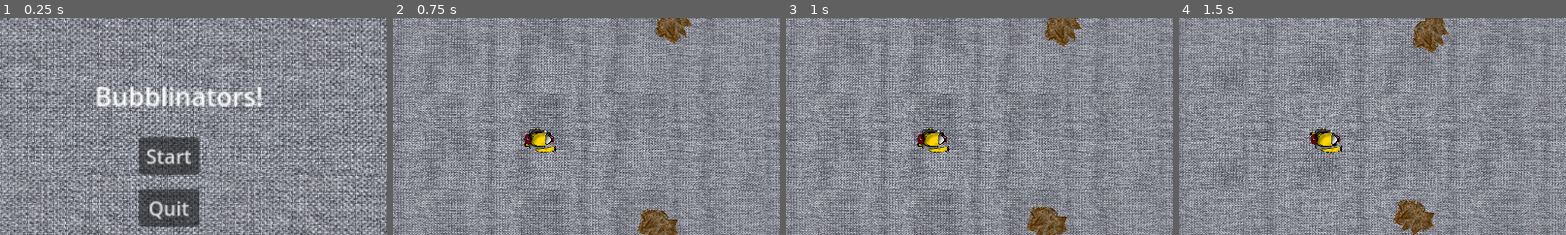
Above: before the commit, frames 1-4 (left to right).
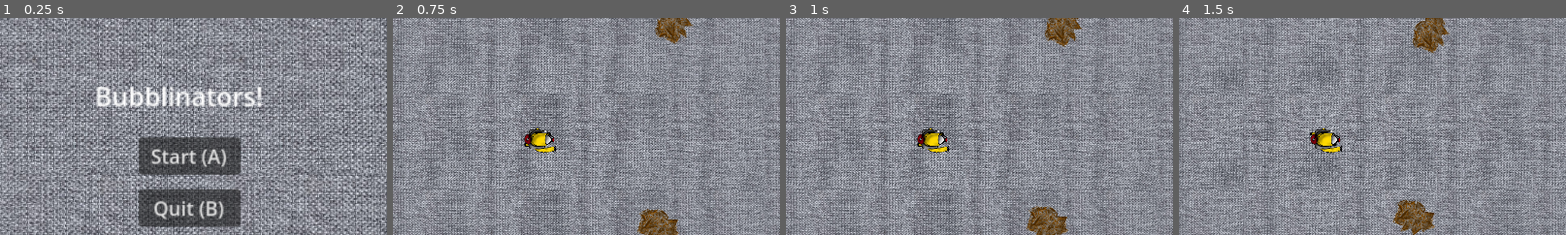
Above: after the commit, the same moments.

Repository: GGJ2025-Guac/GGJ2025
Game: Godot game, scene res://game_start.tscn
Two runs of this game, one before a commit and one after it. Both use one fixed random seed, a clock stepped at 60 frames per second and the inputs below.
Inputs:
- Up to frame 1 (0.25 s): no input
- Up to frame 2 (0.75 s): click "Start" (after the commit: "Start (A)") at 0.5 s
- Up to frame 3 (1 s): no input
- Up to frame 4 (1.5 s): tap Enter (ui_start, bound only after the commit) at 1.25 s; hold D (right) from 1.28 s (still down); hold Enter (ui_start, bound only after the commit) from 1.28 s (still down)
The pictures show only the part of the screen within x 31-81%, y 22-72%; the shares and areas given below are measured in that part.

The runs differ from the first frame. In frame 1, 4.7% of the frame differs, in the area x 37-63%, y 54-97%; in frame 2, nothing differs; in frame 3, nothing differs; in frame 4, nothing differs.

Commit message:
some more controller support

Diff:
--- a/testinggodot/game_start.gd
+++ b/testinggodot/game_start.gd
@@ -1,5 +1,7 @@
 extends CanvasLayer
 
+@onready var start_button: Button = $Start
+@onready var end_button: Button = $Quit
 
 # Called when the node enters the scene tree for the first time.
 func _ready() -> void:
@@ -10,10 +12,15 @@
 func _process(delta: float) -> void:
 	pass
 
-
 func _on_start_pressed() -> void:
 	get_tree().change_scene_to_file("res://main.tscn")
 
-
 func _on_quit_pressed() -> void:
 	get_tree().quit()
+
+func _input(event: InputEvent) -> void:
+	if event.is_action_pressed("ui_start"):
+		start_button.emit_signal("pressed")
+
+	if event.is_action_pressed("ui_back"):
+		end_button.emit_signal("pressed")
--- a/testinggodot/game_start.tscn
+++ b/testinggodot/game_start.tscn
@@ -75,12 +75,12 @@
 anchor_bottom = 1.0
 offset_left = 935.0
 offset_top = 532.0
-offset_right = -935.0
+offset_right = -901.0
 offset_bottom = -517.0
 grow_horizontal = 2
 grow_vertical = 2
 scale = Vector2(3, 3)
-text = "Start"
+text = "Start (A)"
 
 [node name="Quit" type="Button" parent="."]
 anchors_preset = 15
@@ -88,12 +88,12 @@
 anchor_bottom = 1.0
 offset_left = 935.0
 offset_top = 661.0
-offset_right = -935.0
+offset_right = -901.0
 offset_bottom = -388.0
 grow_horizontal = 2
 grow_vertical = 2
 scale = Vector2(3, 3)
-text = "Quit"
+text = "Quit (B)"
 
 [node name="AudioStreamPlayer2D" type="AudioStreamPlayer2D" parent="."]
 stream = ExtResource("2_477qk")
--- a/testinggodot/gameover.gd
+++ b/testinggodot/gameover.gd
@@ -1,5 +1,7 @@
 extends CanvasLayer
 
+@onready var start_button: Button = $Retry
+@onready var end_button: Button = $Quit
 
 func _on_retry_pressed() -> void:
 	get_tree().change_scene_to_file("res://main.tscn")
@@ -7,3 +9,10 @@
 
 func _on_quit_pressed() -> void:
 	get_tree().quit()
+
+func _input(event: InputEvent) -> void:
+	if event.is_action_pressed("ui_start"):
+		start_button.emit_signal("pressed")
+
+	if event.is_action_pressed("ui_back"):
+		end_button.emit_signal("pressed")
--- a/testinggodot/gameover.tscn
+++ b/testinggodot/gameover.tscn
@@ -75,12 +75,12 @@
 anchor_bottom = 1.0
 offset_left = 935.0
 offset_top = 532.0
-offset_right = -935.0
+offset_right = -901.0
 offset_bottom = -517.0
 grow_horizontal = 2
 grow_vertical = 2
 scale = Vector2(3, 3)
-text = "Retry"
+text = "Retry (A)"
 
 [node name="Quit" type="Button" parent="."]
 anchors_preset = 15
@@ -88,12 +88,12 @@
 anchor_bottom = 1.0
 offset_left = 935.0
 offset_top = 661.0
-offset_right = -935.0
+offset_right = -901.0
 offset_bottom = -388.0
 grow_horizontal = 2
 grow_vertical = 2
 scale = Vector2(3, 3)
-text = "Quit"
+text = "Quit (B)"
 
 [node name="AudioStreamPlayer2D" type="AudioStreamPlayer2D" parent="."]
 stream = ExtResource("5_8r5dh")
--- a/testinggodot/project.godot
+++ b/testinggodot/project.godot
@@ -60,3 +60,16 @@
 , Object(InputEventJoypadButton,"resource_local_to_scene":false,"resource_name":"","device":-1,"button_index":0,"pressure":0.0,"pressed":true,"script":null)
 ]
 }
+ui_start={
+"deadzone": 0.5,
+"events": [Object(InputEventJoypadButton,"resource_local_to_scene":false,"resource_name":"","device":-1,"button_index":0,"pressure":0.0,"pressed":true,"script":null)
+, Object(InputEventKey,"resource_local_to_scene":false,"resource_name":"","device":-1,"window_id":0,"alt_pressed":false,"shift_pressed":false,"ctrl_pressed":false,"meta_pressed":false,"pressed":false,"keycode":0,"physical_keycode":4194309,"key_label":0,"unicode":0,"location":0,"echo":false,"script":null)
+, Object(InputEventKey,"resource_local_to_scene":false,"resource_name":"","device":-1,"window_id":0,"alt_pressed":false,"shift_pressed":false,"ctrl_pressed":false,"meta_pressed":false,"pressed":false,"keycode":0,"physical_keycode":32,"key_label":0,"unicode":32,"location":0,"echo":false,"script":null)
+]
+}
+ui_back={
+"deadzone": 0.5,
+"events": [Object(InputEventJoypadButton,"resource_local_to_scene":false,"resource_name":"","device":-1,"button_index":1,"pressure":0.0,"pressed":true,"script":null)
+, Object(InputEventKey,"resource_local_to_scene":false,"resource_name":"","device":-1,"window_id":0,"alt_pressed":false,"shift_pressed":false,"ctrl_pressed":false,"meta_pressed":false,"pressed":false,"keycode":0,"physical_keycode":4194305,"key_label":0,"unicode":0,"location":0,"echo":false,"script":null)
+]
+}
